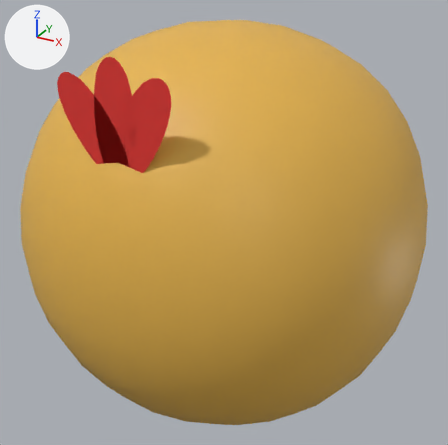
The glTF model public/models/mature.glb as it was, and as the next commit left it.
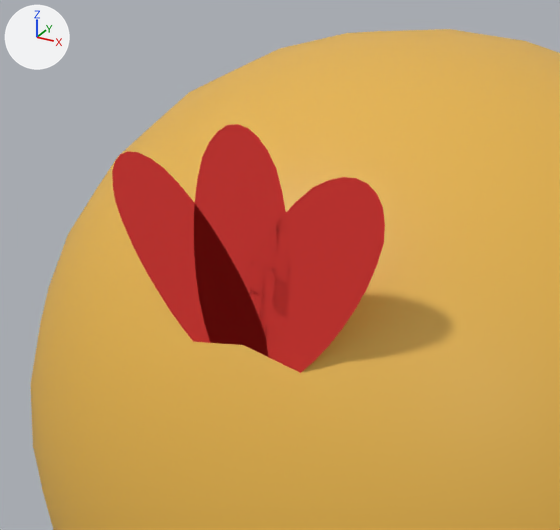
Each version is shown whole from a 50 mm lens placed at (1.202, -2.147, 1.088), pointed at (-0.006, 0.05, -0.011), then close up from a 50 mm lens placed at (0.53, -1.51, 1.037), pointed at (0.057, -0.65, 0.607). Every picture has the same lights, and +X, +Y and +Z are marked at upper left.
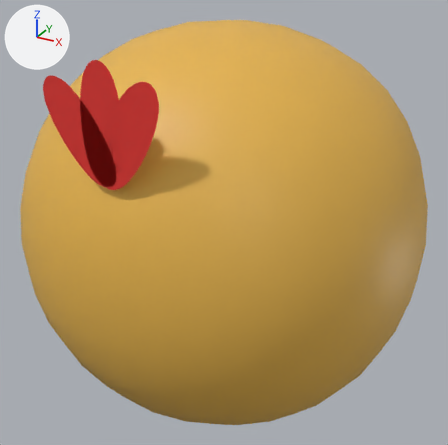
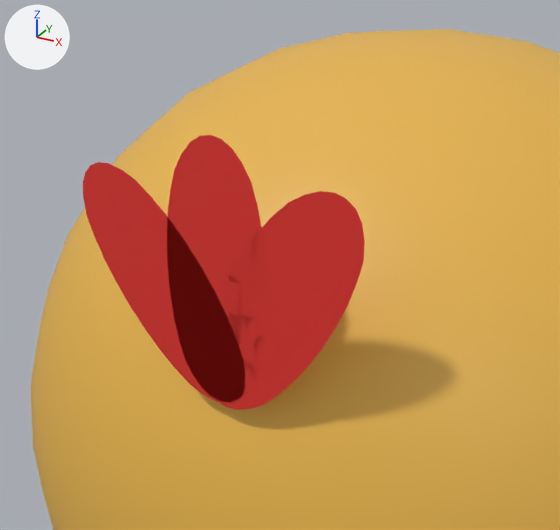
Commit message: fix mature model

Where the change shows, as pixel boxes (x1, y1, x2, y2) in the close-ups (560 x 530 px):
'Plane.003', moved: before (112, 124, 385, 373); after (83, 135, 365, 410)

The change, as a diff of the scene's bpy script:
```diff
--- a/public/models/mature.glb.py
+++ b/public/models/mature.glb.py
@@ ob_plane_003 @@
 ob_plane_003 = bpy.data.objects.new('Plane.003', me_plane_014)
-ob_plane_003.location = (0.088, -0.657, 0.576)
+ob_plane_003.location = (0.088, -0.721, 0.576)
 ob_plane_003.rotation_euler = (-1.571, -2.623, 0.0)  # degrees (-90, -150, 0)
```
